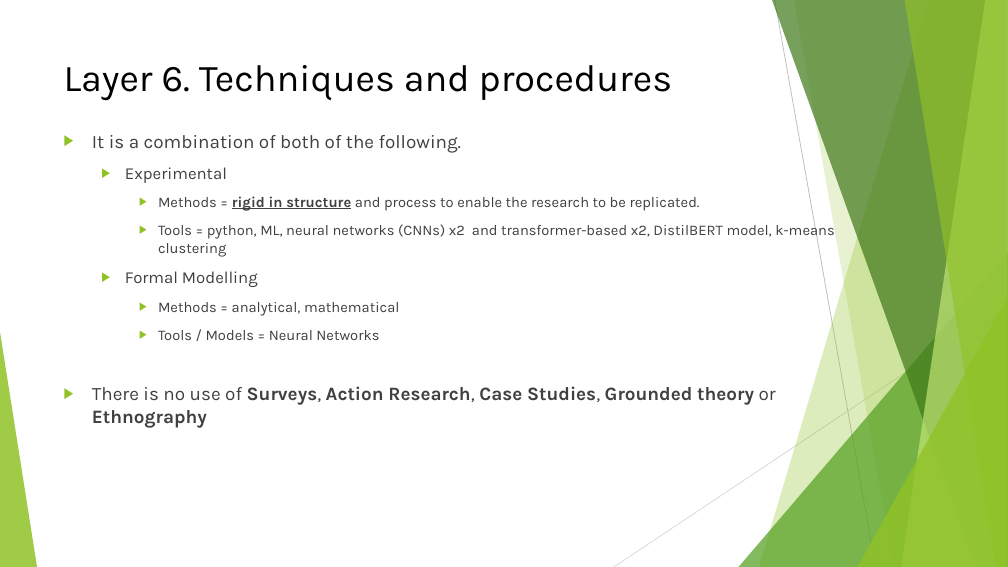
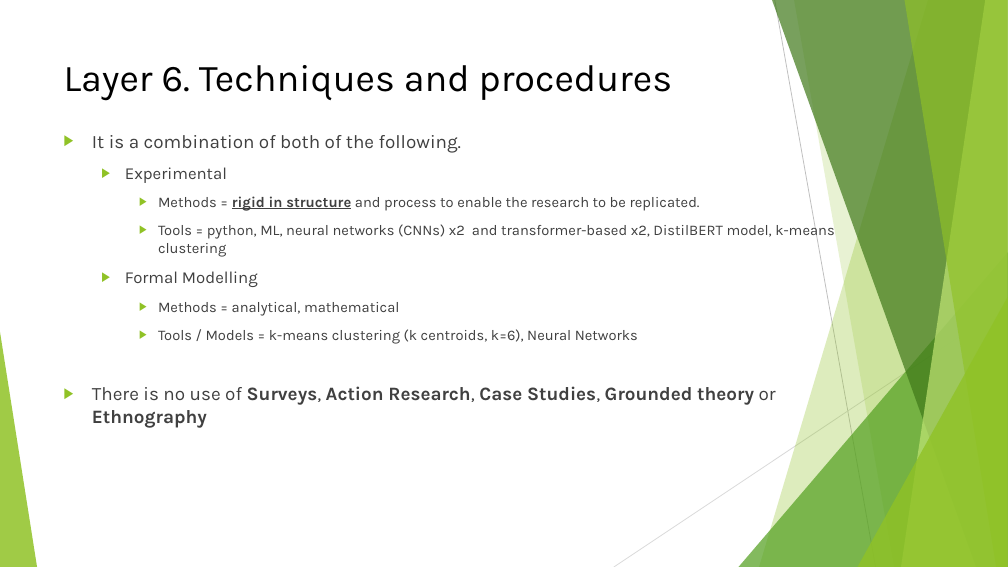
Before and after one commit to eamonnk/sci_res_lit_spec9997_john_sat, a slide deck: slide 13 of asgnmnts/assgmnt 1/final/spec9997_assgnmnt_1_eamonn_kelly_D24127620.pptx. Drawn at 1008x567 pixels with LibreOffice and Linux fonts; fonts in the diff are those of the drawing. Boxes give left, top, right and bottom in pixels: in the first picture for what was removed or moved away, otherwise in the second. Text is boxed around its words. In the diff, an @@ line names an element or a change of style, - is before the commit and + after.

```diff
--- a/asgnmnts/assgmnt 1/final/spec9997_assgnmnt_1_eamonn_kelly_D24127620.pptx
+++ b/asgnmnts/assgmnt 1/final/spec9997_assgnmnt_1_eamonn_kelly_D24127620.pptx
@@ text at bbox=[158, 329, 638, 344]: text changed @@
-    ▶ Tools / Models = Neural Networks
+    ▶ Tools / Models = k-means clustering (k centroids, k=6), Neural Networks
```
Also in this commit, not shown: 17 other slides changed, 10 other files.
